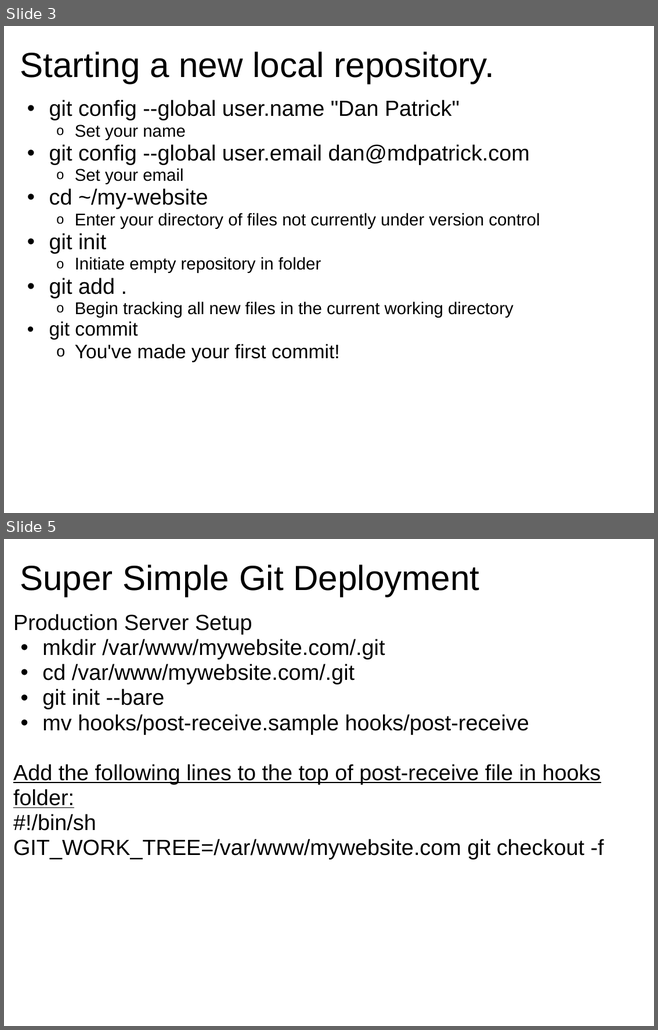
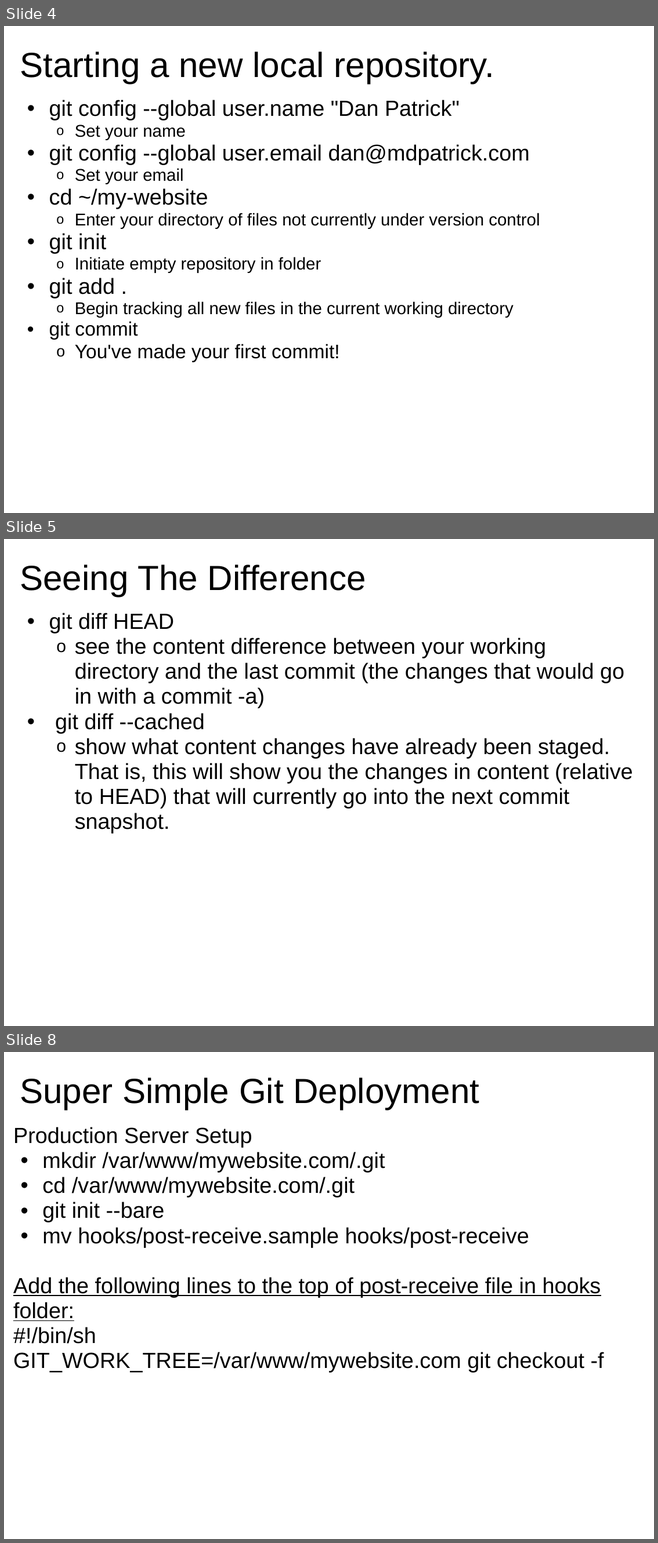
Before and after one commit to mdpatrick/git-primer, a slide deck: git-primer.ppt. Shown one above the other, each under a label of ours: slides 3 and 5 before the commit, slides 4, 5 and 8 after it; the slides between them are not shown. The pictures are 658x1030 and 658x1543 pixels, drawn with LibreOffice and Linux fonts; fonts in the diff are those of the drawing. Boxes give left, top, right and bottom in pixels: in the first picture for what was removed or moved away, otherwise in the second. Text is boxed around its words. In the diff, an @@ line names an element or a change of style, - is before the commit and + after.

Commit message:
Updated powerpoint.

```diff
--- a/git-primer.ppt
+++ b/git-primer.ppt
@@ slide 5 added at (4,539,654,1026), background #FFFFFF @@
@@ title added at (20,565,366,596), 43 pt, text #000000 @@
+Seeing The Difference
@@ text added at (49,613,632,833), 27 pt, text #000000 @@
+  • git diff HEAD
+    o see the content difference between your working directory and the last commit (the changes that would go in with a commit -a)
+  • git diff --cached
+    o show what content changes have already been staged. That is, this will show you the changes in content (relative to HEAD) that will currently go into the next commit snapshot.
@@ what was slide 3 is now slide 4 @@
@@ what was slide 5 is now slide 8 @@
```
Also in this commit, not shown: 2 other slides added.
